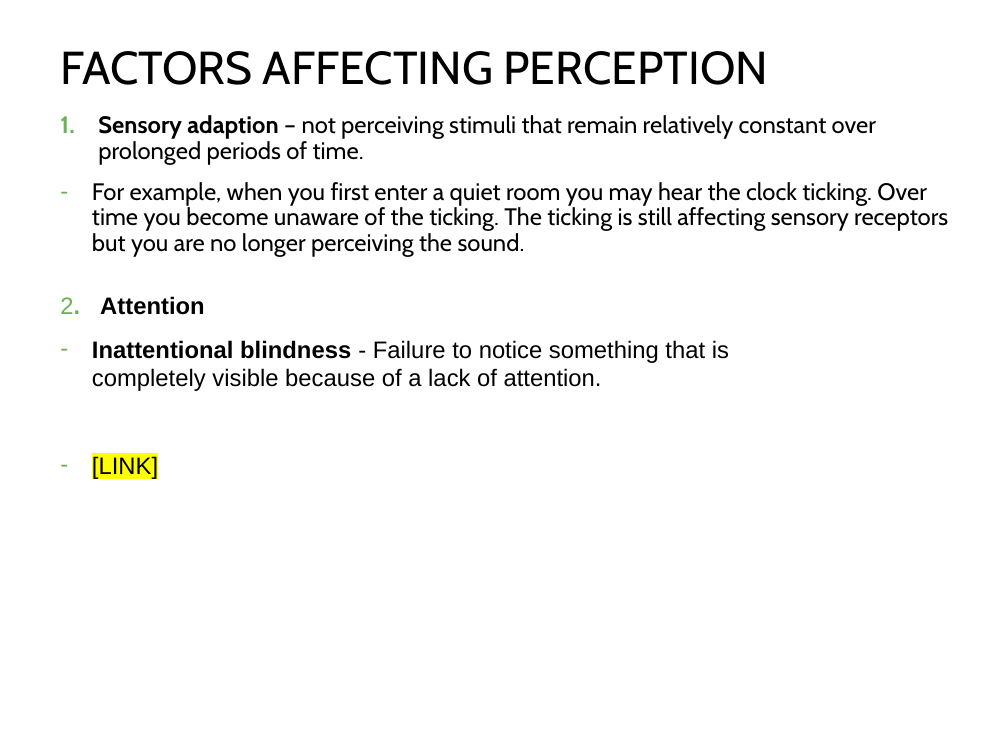
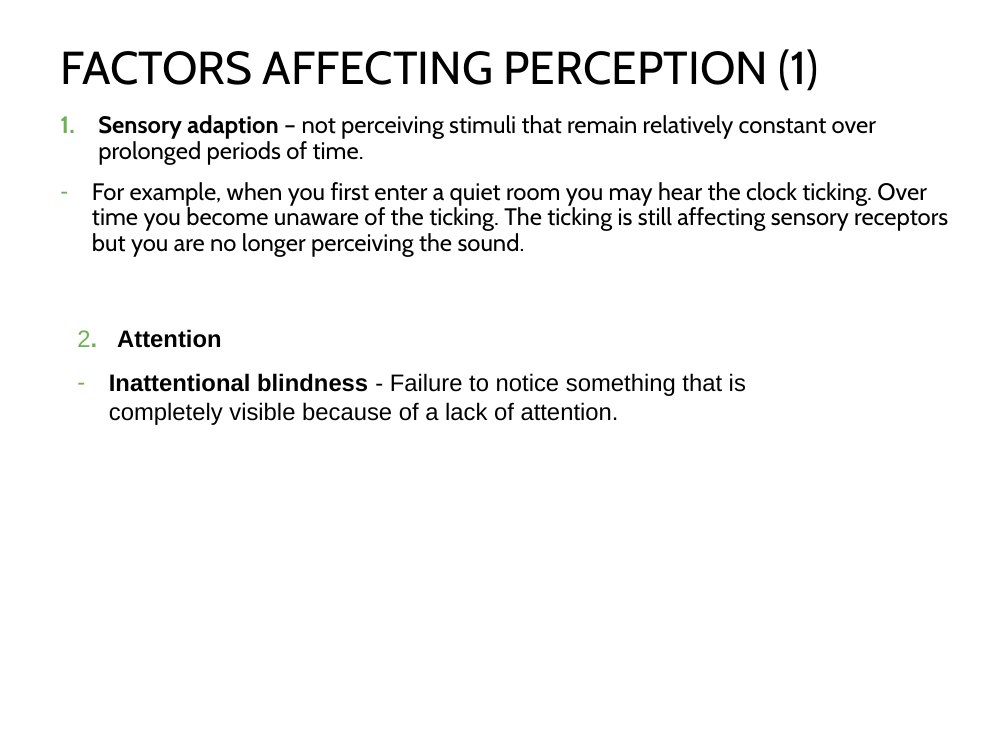
Before and after one commit to npm27/Teaching-Materials, a slide deck: slide 7 of Gen Psych II/Slides/5 Sensation and Perception.pptx (slide 8 before the commit). Drawn at 1008x756 pixels with LibreOffice and Linux fonts; fonts in the diff are those of the drawing. Boxes give left, top, right and bottom in pixels: in the first picture for what was removed or moved away, otherwise in the second. Text is boxed around its words. In the diff, an @@ line names an element or a change of style, - is before the commit and + after.

```diff
--- a/Gen Psych II/Slides/5 Sensation and Perception.pptx
+++ b/Gen Psych II/Slides/5 Sensation and Perception.pptx
@@ title at box(60, 49, 819, 91): text changed @@
-FACTORS AFFECTING PERCEPTION
+FACTORS AFFECTING PERCEPTION (1)
@@ text "2. Attention": place and size @@
-text "2. Attention" at box(60, 296, 729, 480)
+text "2. Attention" at box(77, 329, 746, 425)
@@ text at box(92, 456, 158, 480): paragraph removed @@
-– [LINK]
```
Also in this commit, not shown: 10 other slides changed, 6 slides added, 3 slides removed, 29 other files.
